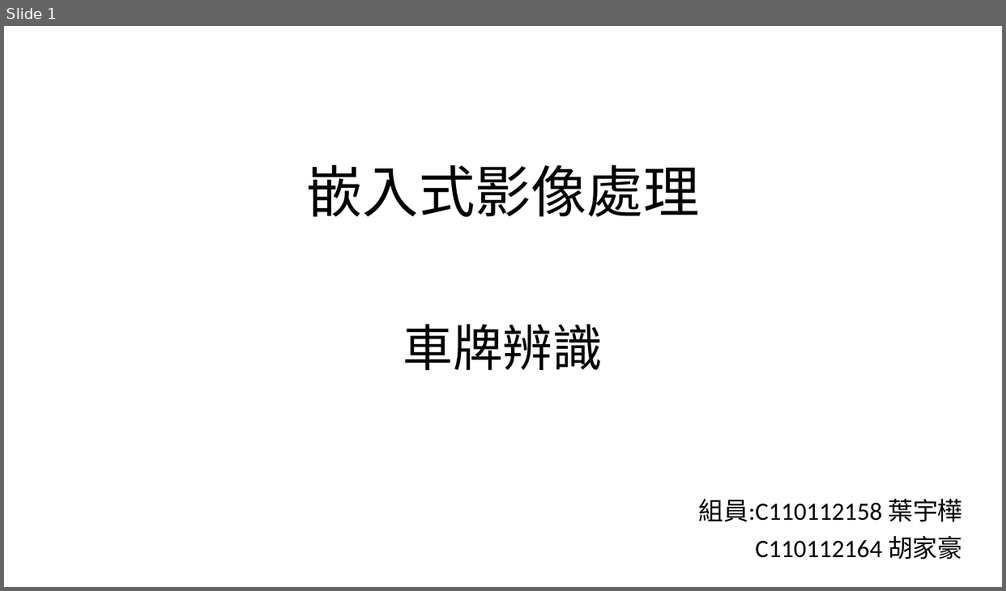
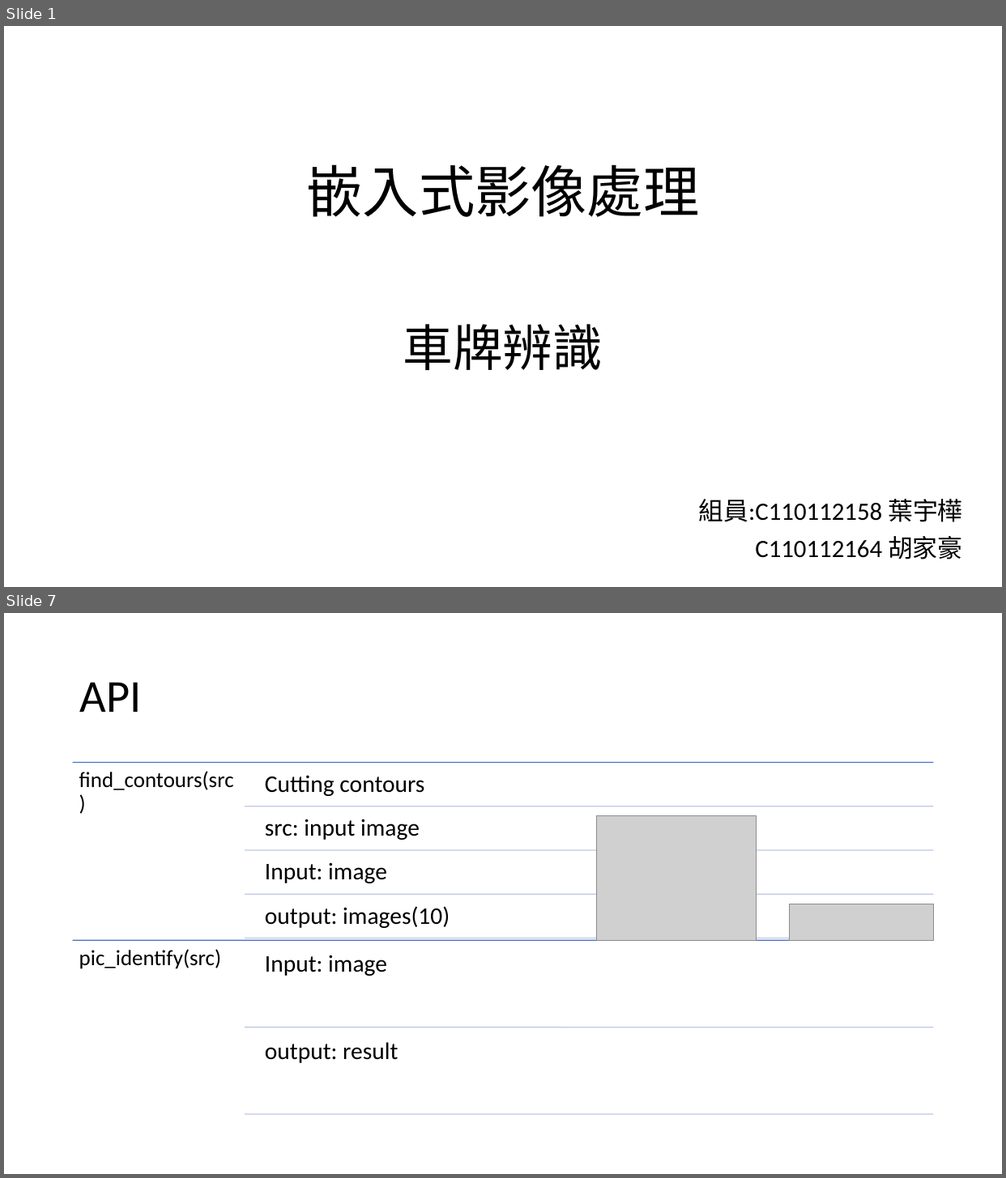
Before and after one commit to Koukya/Embedded-Image-Processing, a slide deck: 車牌辨識.pptx. Shown one above the other, each under a label of ours: slide 1 before the commit, slides 1 and 7 after it; the slides between them are not shown. The pictures are 1006x591 and 1006x1178 pixels, drawn with LibreOffice and Linux fonts; fonts in the diff are those of the drawing; grey boxes stand for pictures. Boxes give left, top, right and bottom in pixels: in the first picture for what was removed or moved away, otherwise in the second. Text is boxed around its words. In the diff, an @@ line names an element or a change of style, - is before the commit and + after.

```diff
--- a/車牌辨識.pptx
+++ b/車牌辨識.pptx
@@ slide 7 added at (4, 613, 1002, 1174), background #FFFFFF @@
@@ title added at (80, 682, 142, 712), 44 pt, text #000000 @@
+API
@@ picture added at (596, 815, 756, 941) @@
@@ picture added at (790, 905, 934, 941) @@
@@ group added at (73, 763, 934, 1114): 8 lines, 8 texts @@
+find_contours(src)
+Cutting contours
+src: input image
+Input: image
+output: images(10)
+pic_identify(src)
+Input: image
+output: result
```
Also in this commit, not shown: 3 slides changed, 3 other slides added.
